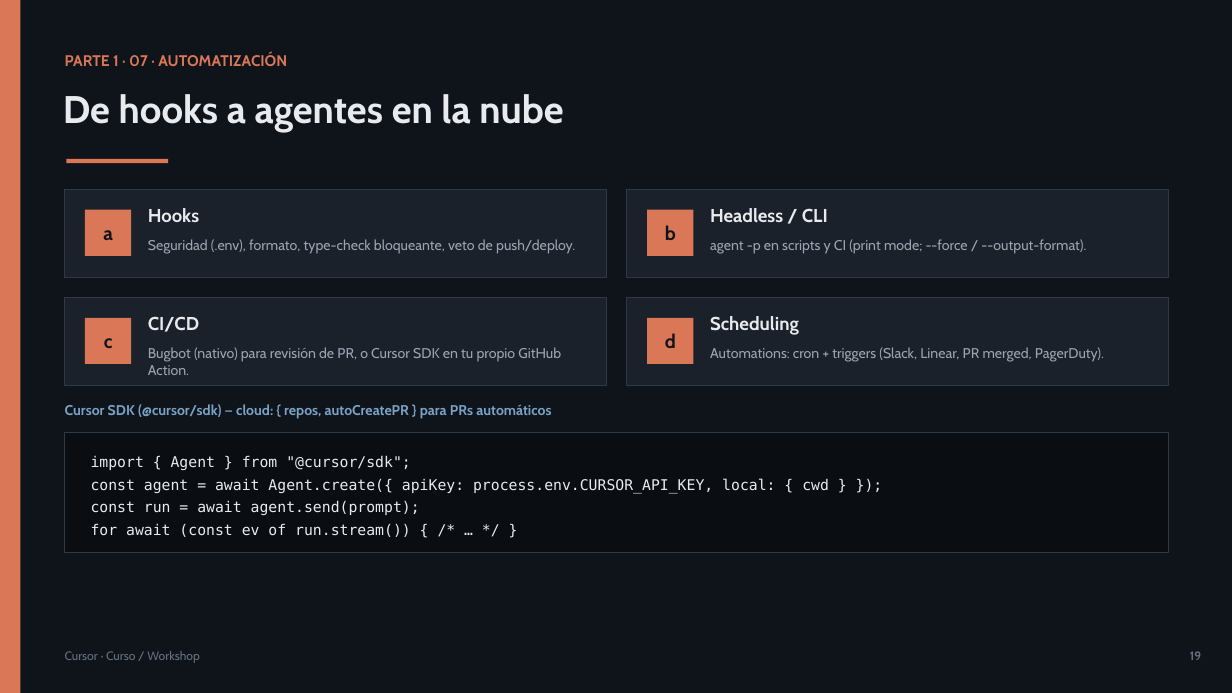
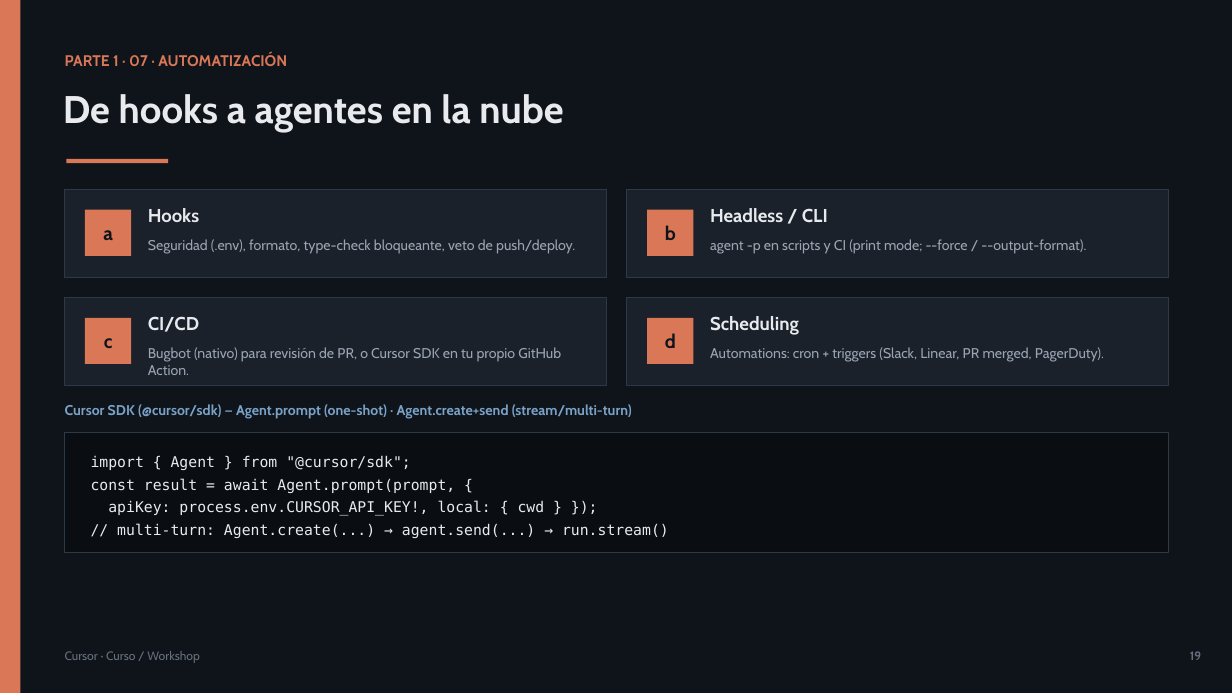
Before and after one commit to olonok69/cursor_code_ml_engineer, a slide deck: slide 19 of presentacion/Cursor_Presentacion.pptx. Drawn at 1232x693 pixels with LibreOffice and Linux fonts; fonts in the diff are those of the drawing. Boxes give left, top, right and bottom in pixels: in the first picture for what was removed or moved away, otherwise in the second. Text is boxed around its words. In the diff, an @@ line names an element or a change of style, - is before the commit and + after.

```diff
--- a/presentacion/Cursor_Presentacion.pptx
+++ b/presentacion/Cursor_Presentacion.pptx
@@ text at [65, 404, 632, 418]: text changed @@
-Cursor SDK (@cursor/sdk) — cloud: { repos, autoCreatePR } para PRs automáticos
+Cursor SDK (@cursor/sdk) — Agent.prompt (one-shot) · Agent.create+send (stream/multi-turn)
@@ text at [91, 478, 669, 538]: text changed @@
-const agent = await Agent.create({ apiKey: process.env.CURSOR_API_KEY, local: { cwd } });
-const run = await agent.send(prompt);
-for await (const ev of run.stream()) { /* … */ }
+const result = await Agent.prompt(prompt, {
+apiKey: process.env.CURSOR_API_KEY!, local: { cwd } });
+// multi-turn: Agent.create(...) → agent.send(...) → run.stream()
```
Also in this commit, not shown: 4 other slides changed, 24 other files.
